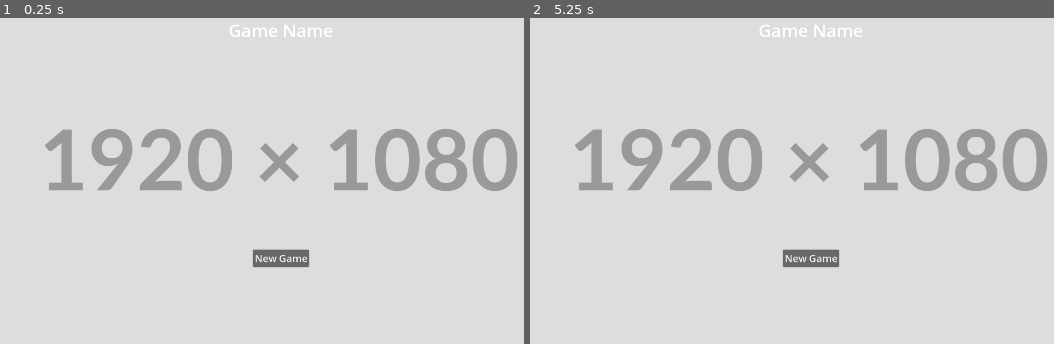
Above: before the commit, frames 1-2 (left to right).
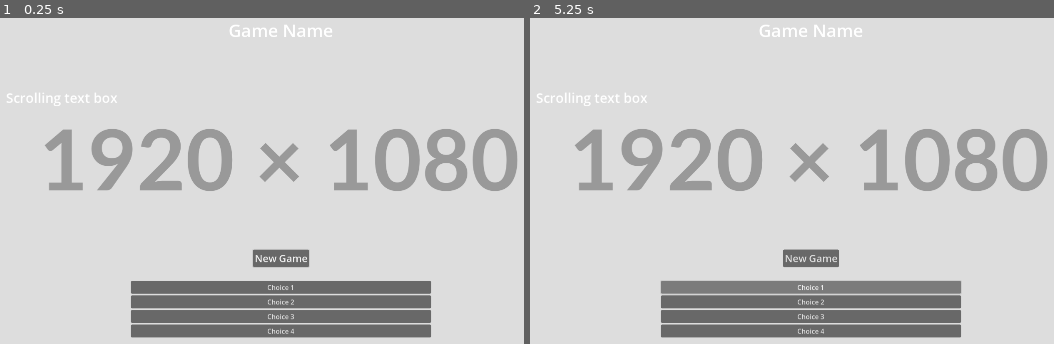
Above: after the commit, the same moments.

Repository: ReneJSchwartz/quantum-jam-2025-choose-your-own-adventure
Game: Godot game, scene res://scenes/game_tree.tscn
The game is run twice, just before and just after one commit, with the same random seed, the same clock (stepped at 60 frames per second) and the same inputs.
Inputs (mouse positions are in pixels of both pictures, inside the frame that each line leads up to):
- Up to frame 1 (0.25 s): no input
- Up to frame 2 (5.25 s): click (812, 288) at 0.5 s, where only the run after the commit has a clickable "Choice 1"; click (812, 301) at 1.25 s, where only the run after the commit has a clickable "Choice 2"; click (812, 317) at 2 s, where only the run after the commit has a clickable "Choice 3"; click (812, 330) at 2.75 s, where only the run after the commit has a clickable "Choice 4"; click "New Game" at 3.5 s; click "New Game" at 4.25 s; click (812, 288) at 5 s, where only the run after the commit has a clickable "Choice 1"

The runs differ from the first frame. In frame 1, 9.6% of the frame differs, in the area x 1-83%, y 23-99%; in frame 2, 9.6%.

Commit message:
feat: add scrolling dialogue ui

Diff:
--- a/godot_project/scenes/ui/dialogue_ui.tscn
+++ b/godot_project/scenes/ui/dialogue_ui.tscn
@@ -7,10 +7,11 @@
 
 [node name="Scripts" type="Node" parent="."]
 
-[node name="DialogueUiManager" type="Node" parent="Scripts" node_paths=PackedStringArray("ui_container")]
+[node name="DialogueUiManager" type="Node" parent="Scripts" node_paths=PackedStringArray("ui_container", "text_area")]
 script = ExtResource("1_y3syv")
 text_speeds_slow_normal_fast = Array[float]([0.1, 0.15, 0.2])
 ui_container = NodePath("../../ContainerPageView")
+text_area = NodePath("../../ContainerScrollView/MarginContainer/VBoxContainer/MarginContainer/ScrollingDialogueBox")
 
 [node name="Dialogue" type="Node" parent="Scripts"]
 script = ExtResource("2_sd0pw")
@@ -30,3 +31,62 @@
 anchor_bottom = 1.0
 grow_horizontal = 2
 grow_vertical = 2
+
+[node name="MarginContainer" type="MarginContainer" parent="ContainerScrollView"]
+layout_mode = 1
+anchors_preset = 15
+anchor_right = 1.0
+anchor_bottom = 1.0
+grow_horizontal = 2
+grow_vertical = 2
+theme_override_constants/margin_left = 100
+theme_override_constants/margin_top = 0
+theme_override_constants/margin_right = 100
+theme_override_constants/margin_bottom = 100
+
+[node name="VBoxContainer" type="VBoxContainer" parent="ContainerScrollView/MarginContainer"]
+layout_mode = 2
+
+[node name="MarginContainer" type="MarginContainer" parent="ContainerScrollView/MarginContainer/VBoxContainer"]
+layout_mode = 2
+size_flags_vertical = 3
+theme_override_constants/margin_left = 200
+theme_override_constants/margin_right = 200
+
+[node name="ScrollingDialogueBox" type="RichTextLabel" parent="ContainerScrollView/MarginContainer/VBoxContainer/MarginContainer"]
+layout_mode = 2
+size_flags_vertical = 3
+theme_override_font_sizes/normal_font_size = 32
+text = "Scrolling text box"
+scroll_following = true
+vertical_alignment = 1
+
+[node name="Spacer" type="Control" parent="ContainerScrollView/MarginContainer/VBoxContainer"]
+layout_mode = 2
+size_flags_vertical = 3
+size_flags_stretch_ratio = 0.05
+
+[node name="ChoiceMargin" type="MarginContainer" parent="ContainerScrollView/MarginContainer/VBoxContainer"]
+custom_minimum_size = Vector2(0, 150)
+layout_mode = 2
+theme_override_constants/margin_left = 500
+theme_override_constants/margin_right = 500
+
+[node name="DialogueChoices" type="VBoxContainer" parent="ContainerScrollView/MarginContainer/VBoxContainer/ChoiceMargin"]
+layout_mode = 2
+
+[node name="Choice 1" type="Button" parent="ContainerScrollView/MarginContainer/VBoxContainer/ChoiceMargin/DialogueChoices"]
+layout_mode = 2
+text = "Choice 1"
+
+[node name="Choice 2" type="Button" parent="ContainerScrollView/MarginContainer/VBoxContainer/ChoiceMargin/DialogueChoices"]
+layout_mode = 2
+text = "Choice 2"
+
+[node name="Choice 3" type="Button" parent="ContainerScrollView/MarginContainer/VBoxContainer/ChoiceMargin/DialogueChoices"]
+layout_mode = 2
+text = "Choice 3"
+
+[node name="Choice 4" type="Button" parent="ContainerScrollView/MarginContainer/VBoxContainer/ChoiceMargin/DialogueChoices"]
+layout_mode = 2
+text = "Choice 4"
